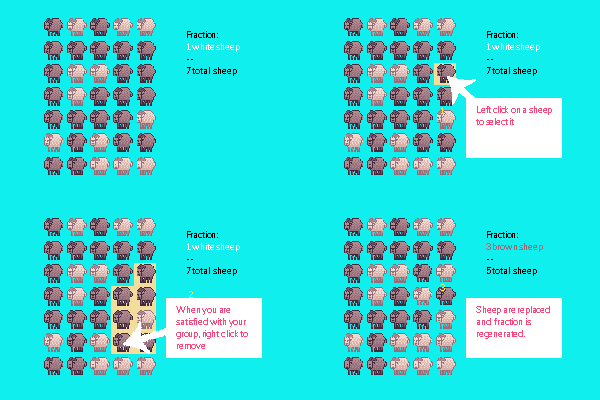
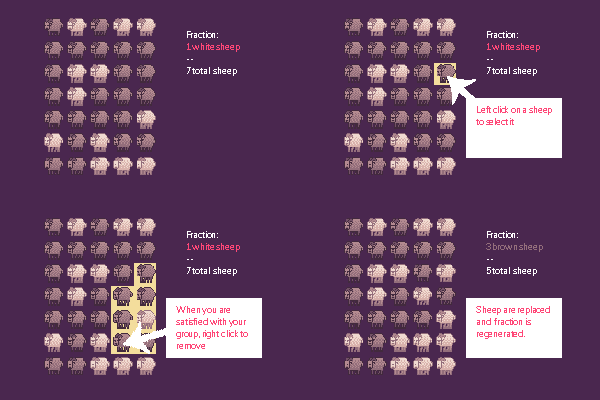
The second 600x400 image is a revision of the first. Changes to its layers:
moved "Layer 1" above "2", painted on it over [0, 0, 600, 400]
removed layer "Layer 4" over [300, 200, 600, 400]
removed layer "Layer 3" over [0, 200, 300, 400]
removed layer "Layer 2" over [300, 0, 600, 200]
